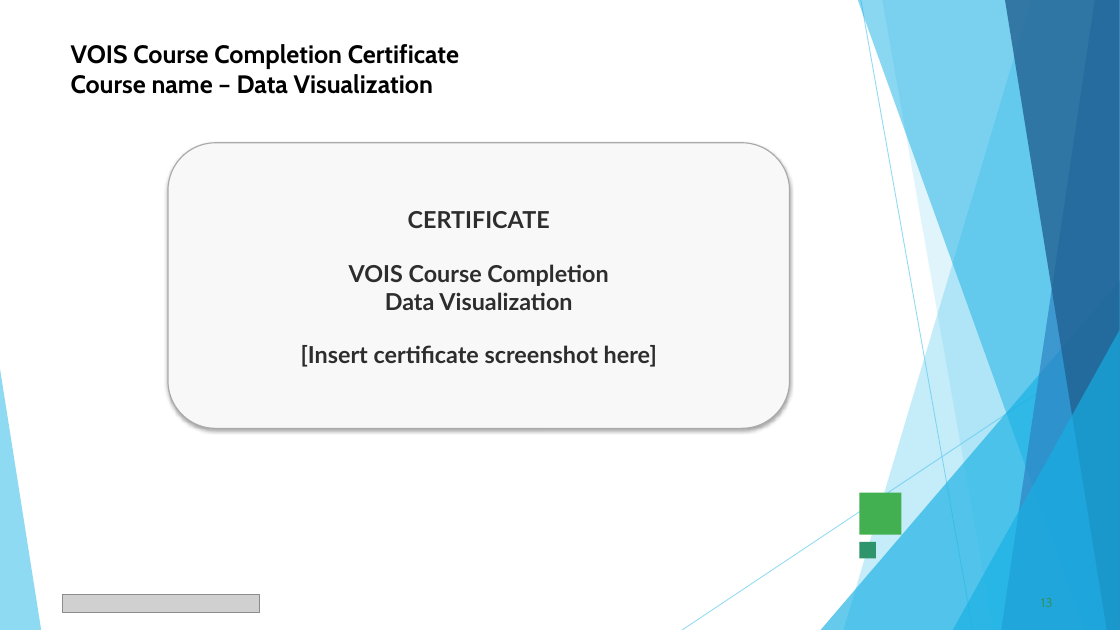
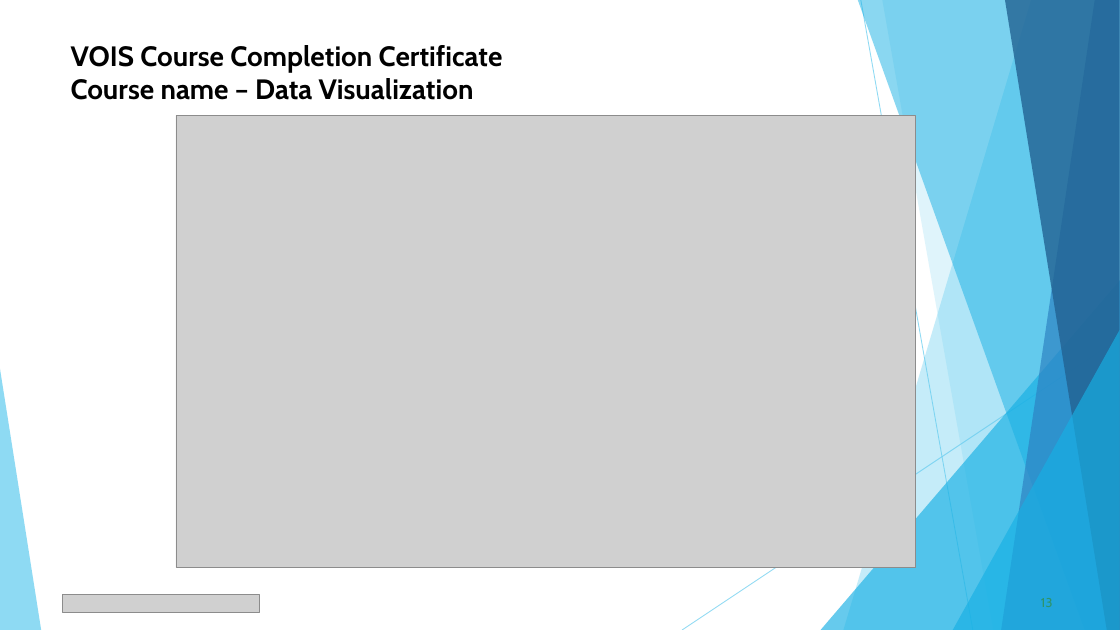
Before and after one commit to MrunalKanade/Seasonal-Agriculture-Performance-Analysis, a slide deck: slide 13 of Seasonal_Agriculture_Performance_Analysis_Major_Project_Presentation.pptx. Drawn at 1120x630 pixels with LibreOffice and Linux fonts; fonts in the diff are those of the drawing; grey boxes stand for pictures. Boxes give left, top, right and bottom in pixels: in the first picture for what was removed or moved away, otherwise in the second. Text is boxed around its words. In the diff, an @@ line names an element or a change of style, - is before the commit and + after.

```diff
--- a/Seasonal_Agriculture_Performance_Analysis_Major_Project_Presentation.pptx
+++ b/Seasonal_Agriculture_Performance_Analysis_Major_Project_Presentation.pptx
@@ title "VOIS Course Completion Certificate Course ..." at (71, 45, 503, 100): size 21.6 to 24 pt @@
@@ picture added at (176, 115, 915, 567) @@
@@ rounded rectangle removed at (168, 143, 790, 429) @@
-CERTIFICATE
-VOIS Course Completion
-Data Visualization
-[Insert certificate screenshot here]
@@ rectangle removed at (860, 493, 902, 535) @@
@@ rectangle removed at (860, 542, 876, 559) @@
```
Also in this commit, not shown: 13 other slides changed.
